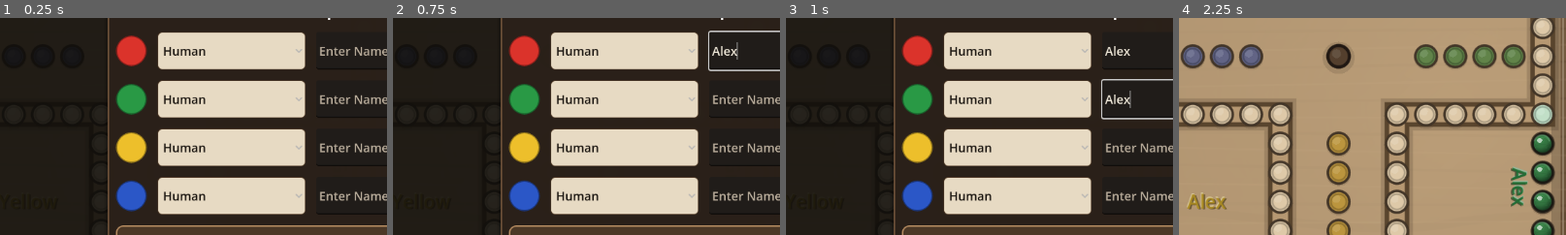
Above: before the commit, frames 1-4 (left to right).
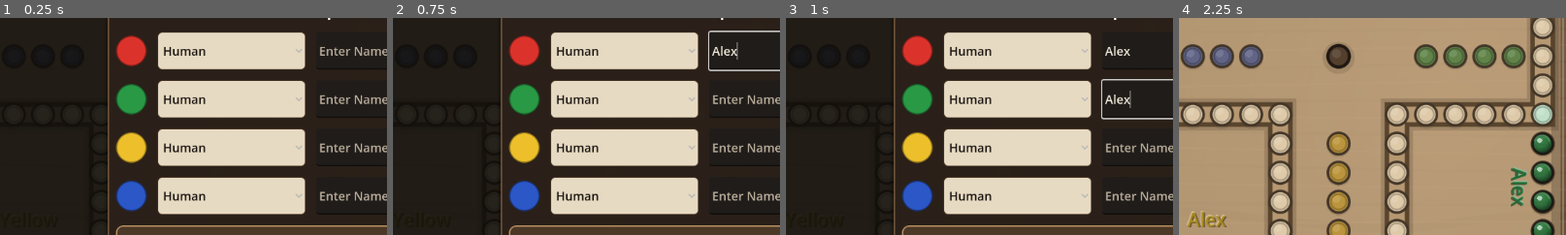
Above: after the commit, the same moments.

Repository: ItsTheMcCoy/wahoo-app
Game: Godot game, scene res://scenes/Main.tscn
Same seed, same stepped clock (60 frames per second), same inputs: the game is played once before the commit and once after it.
Inputs (mouse positions are % of the whole screen's width and height, from its top left):
- Up to frame 1 (0.25 s): no input
- Up to frame 2 (0.75 s): click (62, 49) at 0.52 s; type "Alex" at 0.6 s
- Up to frame 3 (1 s): click (62, 60) at 0.75 s; type "Alex" at 0.83 s; click (62, 71) at 0.98 s
- Up to frame 4 (2.25 s): type "Alex" at 1.07 s; click (62, 82) at 1.27 s; type "Alex" at 1.35 s; click "Start Game" at 2 s
The pictures show only the part of the screen within x 14-63%, y 41-91%; the shares and areas given below are measured in that part.

The runs differ from the first frame. In frame 4, 0.9% of the frame differs, in the area x 2-13%, y 80-97%.

Commit message:
Tighten yellow label placement

Diff:
--- a/godot/scripts/wahoo_board_view.gd
+++ b/godot/scripts/wahoo_board_view.gd
@@ -514,7 +514,7 @@
     offset_dirs[2] = Vector2(0.0, -1.0)
     var offset_units := 0.72
     if player == 2:
-        offset_units = 2.10
+        offset_units = 1.48
     return base_center + offset_dirs[player] * (_cell_size * offset_units)
 
 func _base_cluster_center(player: int) -> Vector2:
Not shown, changed: godot/build/web/index.pck
